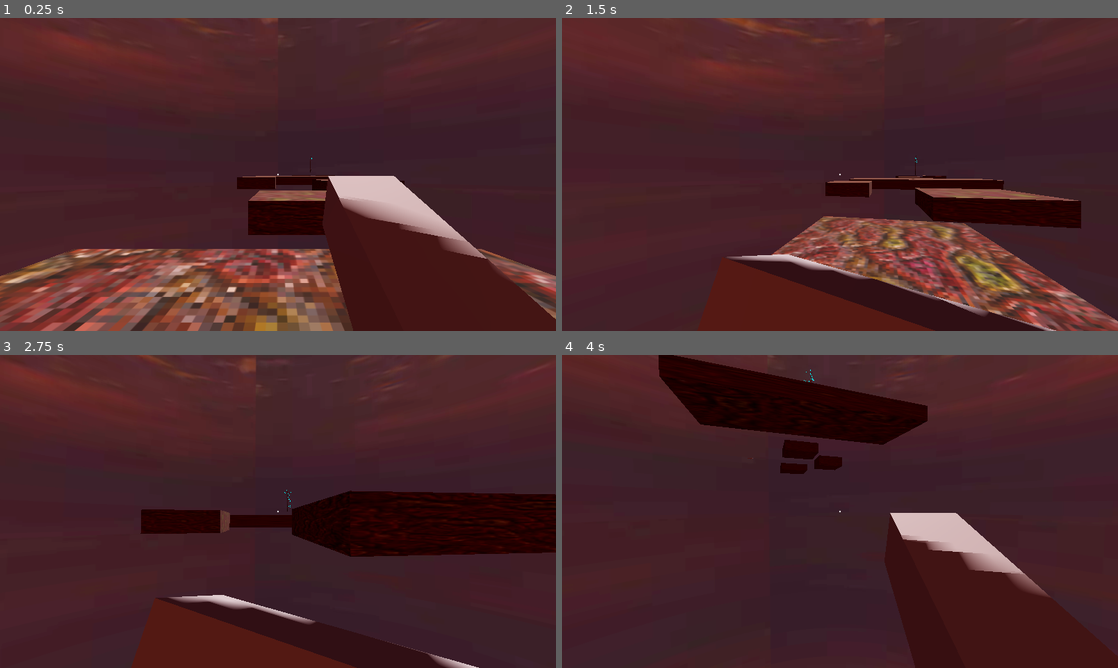
Above: before the commit, frames 1-4 (two rows, left to right).
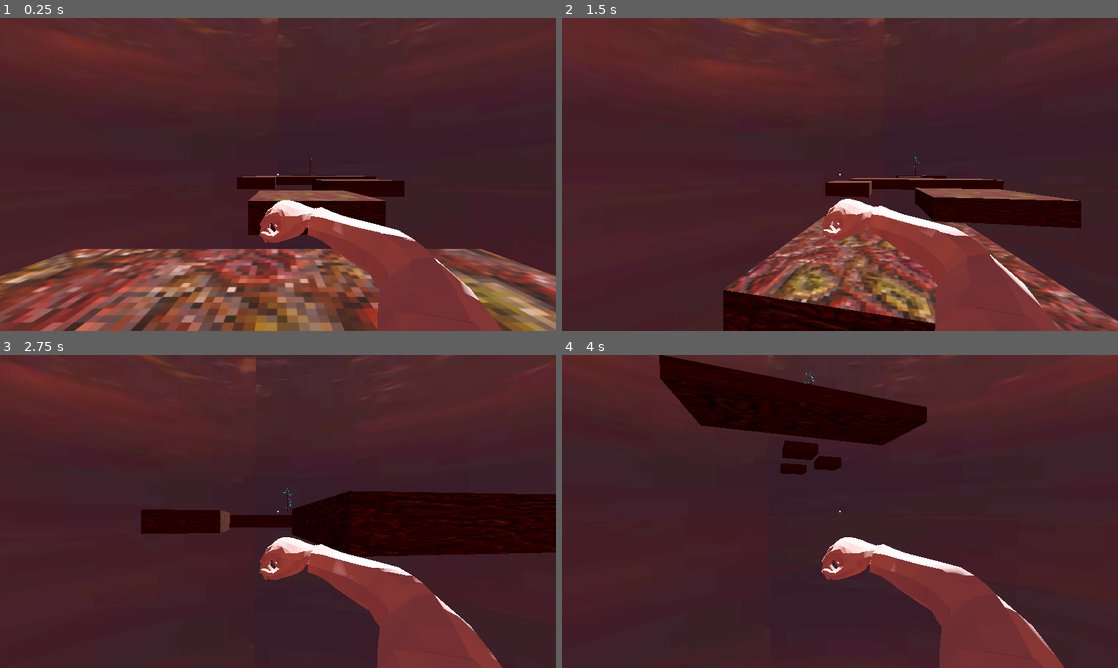
Above: after the commit, the same moments.

Repository: PushingTrooper/lucidnightmare
Game: Godot game, scene res://scenes/World.tscn
The game is run twice, just before and just after one commit, with the same random seed, the same clock (stepped at 60 frames per second) and the same inputs.
Inputs (mouse positions are in pixels of both pictures, inside the frame that each line leads up to):
- Up to frame 1 (0.25 s): no input
- Up to frame 2 (1.5 s): tap Enter (ui_accept) at 0.5 s; move the mouse to (867, 174) at 0.52 s; press the mouse at (867, 174) at 0.53 s; hold W (move_forward) from 0.53 s (still down); tap Space (move_jump) at 0.77 s; move the mouse to (812, 174) at 1.27 s; release the mouse at (812, 174) at 1.28 s; tap Shift (move_sprint) at 1.35 s
- Up to frame 3 (2.75 s): keep holding W (move_forward); tap Space (move_jump) at 1.52 s; move the mouse to (289, 505) at 2.02 s; right-click (289, 505) at 2.1 s
- Up to frame 4 (4 s): keep holding W (move_forward); move the mouse to (834, 517) at 2.77 s; tap F at 2.85 s; click (834, 517) at 2.92 s; tap Space (move_jump) at 3.02, 3.77 s; move the mouse to (878, 514) at 3.52 s; hold E from 3.53 s (still down)

The runs differ from the first frame. In frame 1, 14% of the frame differs, in the area x 46-100%, y 44-100%; in frame 2, 13%; in frame 3, 8.6%; in frame 4, 10%.

Commit message:
Added sword animation, hand animation, weapon pickup

Diff:
--- a/data/player/player.gd
+++ b/data/player/player.gd
@@ -10,9 +10,12 @@
 var sprinting = false
 var camera_fov_extents = [75.0, 85.0] #index 0 is normal, index 1 is sprinting
 var projectile = preload("res://data/projectile/projectile.tscn")
+var hp = 10
 
 @onready var cooldownTimer = $CooldownTimer
-@onready var swordAnimation = $AnimationPlayer
+@onready var swordAnimation = $head/camera/sword_animation/AnimationPlayer
+@onready var sword = $head/camera/sword_animation
+@onready var armsAnimation = $head/camera/arms_animation/AnimationPlayer
 
 @onready var parts = {
 	"head": $head,
@@ -72,6 +75,9 @@
 			parts.head.rotation_degrees.x -= event.relative.y * sensitivity
 			parts.head.rotation.x = clamp(parts.head.rotation.x, deg_to_rad(-90), deg_to_rad(90))
 
+	if Orchestrator.haveGun and !sword.is_visible_in_tree():
+		sword.visible = true
+
 	if event.is_action_pressed("mouse_left_click") and Orchestrator.haveGun and cooldownTimer.is_stopped():
 		var initProjectile = projectile.instantiate()
 		var characterPosition = self.position
@@ -83,10 +89,12 @@
 		world.add_child(initProjectile)
 		move_and_slide()
 		cooldownTimer.start()
-		if isEvenBullet:
-			swordAnimation.play("swing")
-		else:
-			swordAnimation.play_backwards("swing")
+#		if isEvenBullet:
+		swordAnimation.play("Cylinder_001Action")
+		armsAnimation.play("ArmatureAction_001")
+#		else:
+#			swordAnimation.play_backwards("Cylinder_001Action")
+#			armsAnimation.play_backwards("ArmatureAction_001")
 
 		isEvenBullet = !isEvenBullet
 #		swordAnimation.
--- a/data/player/player.tscn
+++ b/data/player/player.tscn
@@ -1,7 +1,9 @@
-[gd_scene load_steps=13 format=3 uid="uid://cve3fu224uibk"]
+[gd_scene load_steps=15 format=3 uid="uid://cve3fu224uibk"]
 
 [ext_resource type="Script" path="res://data/player/player.gd" id="1_u1w3t"]
+[ext_resource type="PackedScene" uid="uid://cgupsmo68e4mk" path="res://scenes/arms_animation.tscn" id="2_3kahs"]
 [ext_resource type="Texture2D" uid="uid://bubwl36108v2r" path="res://data/cursors/crosshair001.png" id="2_nq3sk"]
+[ext_resource type="PackedScene" uid="uid://drscp48mqs1sj" path="res://scenes/sword_animation.tscn" id="2_wul0i"]
 
 [sub_resource type="Animation" id="Animation_saxjg"]
 resource_name = "head_bob"
@@ -120,9 +122,17 @@
 }
 
 [node name="MeshInstance3D2" type="MeshInstance3D" parent="head/camera"]
-transform = Transform3D(0.20298, 0, 0, 0, 0.169256, -0.43975, 0, 0.0841999, 0.883973, 0.256186, -0.309559, -0.227303)
+transform = Transform3D(0.20298, 0, 0, 0, 0.169256, -0.439751, 0, 0.0841999, 0.883973, 0.256186, -0.309559, -0.227303)
+visible = false
 mesh = SubResource("BoxMesh_6ddlv")
 skeleton = NodePath("../../..")
+
+[node name="sword_animation" parent="head/camera" instance=ExtResource("2_wul0i")]
+transform = Transform3D(-1, 0, 8.74228e-08, 0, 1, 0, -8.74228e-08, 0, -1, 0, -0.294, -0.426)
+visible = false
+
+[node name="arms_animation" parent="head/camera" instance=ExtResource("2_3kahs")]
+transform = Transform3D(-1, 0, -8.74228e-08, 0, 1, 0, 8.74228e-08, 0, -1, 0, -0.294, -0.426)
 
 [node name="collision" type="CollisionShape3D" parent="."]
 shape = SubResource("CapsuleShape3D_phygr")
@@ -144,3 +154,5 @@
 libraries = {
 "": SubResource("AnimationLibrary_6ss64")
 }
+
+[editable path="head/camera/arms_animation"]
--- a/data/projectile/projectile.tscn
+++ b/data/projectile/projectile.tscn
@@ -6,7 +6,7 @@
 
 [sub_resource type="CapsuleShape3D" id="CapsuleShape3D_bxnki"]
 
-[node name="projectile" type="RigidBody3D" groups=["enemy"]]
+[node name="projectile" type="RigidBody3D"]
 collision_layer = 2
 collision_mask = 2
 script = ExtResource("1_fema8")
--- /dev/null
+++ b/scenes/arms_animation.tscn
@@ -0,0 +1,50 @@
+[gd_scene load_steps=2 format=3 uid="uid://cgupsmo68e4mk"]
+
+[ext_resource type="PackedScene" uid="uid://bl4wrj8f1dlsl" path="res://models/arms_animation.glb" id="1_ixfvf"]
+
+[node name="arms_animation" instance=ExtResource("1_ixfvf")]
+transform = Transform3D(-1, 0, -8.74228e-08, 0, 1, 0, 8.74228e-08, 0, -1, 0, 0, 0)
+
+[node name="Skeleton3D" parent="Armature" index="0"]
+bones/9/rotation = Quaternion(0.500485, 0.487273, -0.528619, 0.48233)
+bones/10/rotation = Quaternion(-0.010837, -0.000808171, 0.0358602, 0.999298)
+bones/12/position = Vector3(-0.0108609, 0.127138, -0.000777746)
+bones/19/position = Vector3(0.00275524, 0.0435512, -1.74678e-05)
+bones/22/position = Vector3(-0.0382181, 0.123347, 0.000984881)
+bones/23/position = Vector3(-0.000443178, 0.0348239, 1.26831e-05)
+bones/24/position = Vector3(0.000250755, 0.0340872, -1.68934e-05)
+bones/28/position = Vector3(-9.30021e-05, 0.0353431, 1.54868e-05)
+bones/29/position = Vector3(-0.000139539, 0.032994, -2.39318e-05)
+bones/32/position = Vector3(0.0376141, 0.11489, 0.00103788)
+bones/33/position = Vector3(9.93555e-05, 0.0386235, -1.12821e-05)
+bones/34/position = Vector3(-0.000177299, 0.0258598, 1.6713e-05)
+bones/37/position = Vector3(-0.186909, 0.0426577, 0.0103397)
+bones/37/rotation = Quaternion(0.608638, -0.0729738, 0.122547, 0.780524)
+bones/38/rotation = Quaternion(0.0457752, 0.0597627, -0.418214, 0.905224)
+bones/39/rotation = Quaternion(-0.0129401, -0.201151, -0.259349, 0.944515)
+bones/40/position = Vector3(0.0107901, 0.127129, -0.000790529)
+bones/40/rotation = Quaternion(0.31259, 0.00413092, -0.180943, 0.932486)
+bones/41/position = Vector3(0.00035373, 0.035651, 2.62066e-05)
+bones/41/rotation = Quaternion(0.503583, 0.253778, -0.216118, 0.797053)
+bones/42/rotation = Quaternion(0.288317, -0.253232, -0.0315071, 0.922905)
+bones/45/position = Vector3(0.033196, 0.0483497, 0.0203991)
+bones/46/position = Vector3(0.00360454, 0.0469692, 4.4054e-05)
+bones/46/rotation = Quaternion(0.0121297, -2.19084e-05, 0.0319315, 0.999416)
+bones/47/rotation = Quaternion(-0.199667, -0.167574, 0.26721, 0.927713)
+bones/50/position = Vector3(0.0379627, 0.123341, 0.000964089)
+bones/50/rotation = Quaternion(0.320417, 0.0388287, -0.0918465, 0.942014)
+bones/51/position = Vector3(0.00044333, 0.0348143, 1.25345e-05)
+bones/51/rotation = Quaternion(0.341929, 0.0378939, -0.109256, 0.932583)
+bones/52/rotation = Quaternion(0.362376, 0.0352521, -0.114793, 0.924264)
+bones/55/position = Vector3(-0.0113888, 0.122976, -0.000850777)
+bones/55/rotation = Quaternion(0.47912, 0.147376, -0.0775249, 0.861809)
+bones/56/position = Vector3(9.01921e-05, 0.0353657, 2.60293e-05)
+bones/56/rotation = Quaternion(0.482271, 0.253673, -0.00783117, 0.838453)
+bones/57/position = Vector3(0.000135044, 0.0329735, -1.32568e-05)
+bones/57/rotation = Quaternion(0.506157, 0.0478954, 0.101878, 0.855062)
+bones/60/position = Vector3(-0.0367231, 0.110954, 0.00885301)
+bones/60/rotation = Quaternion(0.650319, 0.289204, -0.0227328, 0.70209)
+bones/61/position = Vector3(-0.000105241, 0.0386362, -4.52759e-07)
+bones/61/rotation = Quaternion(0.465217, 0.201045, 0.0753338, 0.858766)
+bones/62/position = Vector3(0.000178097, 0.0258507, 2.42933e-05)
+bones/62/rotation = Quaternion(0.361011, 0.101344, 0.302186, 0.876404)
--- /dev/null
+++ b/scenes/sword_animation.tscn
@@ -0,0 +1,8 @@
+[gd_scene load_steps=2 format=3 uid="uid://drscp48mqs1sj"]
+
+[ext_resource type="PackedScene" uid="uid://dd8tji07cn4w6" path="res://models/sword_animation.glb" id="1_uvin4"]
+
+[node name="sword_animation" instance=ExtResource("1_uvin4")]
+
+[node name="Cylinder_001" parent="." index="0"]
+transform = Transform3D(-0.00875711, 0.00919317, -0.00289054, -0.00023032, -0.00410425, -0.0123555, -0.00963413, -0.00825817, 0.00292279, 0.0696607, 0.101874, 0.175133)
--- a/scenes/weapon_pick_up.tscn
+++ b/scenes/weapon_pick_up.tscn
@@ -1,10 +1,7 @@
 [gd_scene load_steps=10 format=3 uid="uid://37min1kbfjfs"]
 
 [ext_resource type="Script" path="res://scripts/weapon_pick_up.gd" id="1_7wda6"]
-[ext_resource type="PackedScene" uid="uid://ciwqkqowcbdy2" path="res://models/sword.glb" id="2_bumva"]
-
-[sub_resource type="BoxShape3D" id="BoxShape3D_haecp"]
-size = Vector3(0.883178, 5.34818, 0.813028)
+[ext_resource type="PackedScene" uid="uid://ciwqkqowcbdy2" path="res://models/sword.glb" id="2_brwpp"]
 
 [sub_resource type="StandardMaterial3D" id="StandardMaterial3D_nmyri"]
 albedo_color = Color(0, 1, 1, 1)
@@ -21,13 +18,16 @@
 [sub_resource type="BoxMesh" id="BoxMesh_xehts"]
 size = Vector3(0.1, 0.1, 0.1)
 
+[sub_resource type="BoxShape3D" id="BoxShape3D_haecp"]
+size = Vector3(0.883178, 5.34818, 0.813028)
+
 [sub_resource type="Animation" id="Animation_xcj22"]
 length = 0.001
 tracks/0/type = "value"
 tracks/0/imported = false
 tracks/0/enabled = true
 tracks/0/path = NodePath("sword:position")
-tracks/0/interp = 2
+tracks/0/interp = 1
 tracks/0/loop_wrap = true
 tracks/0/keys = {
 "times": PackedFloat32Array(0),
@@ -43,13 +43,13 @@
 tracks/0/imported = false
 tracks/0/enabled = true
 tracks/0/path = NodePath("sword:position")
-tracks/0/interp = 1
+tracks/0/interp = 2
 tracks/0/loop_wrap = true
 tracks/0/keys = {
-"times": PackedFloat32Array(0, 0.7),
-"transitions": PackedFloat32Array(1, 1),
+"times": PackedFloat32Array(0, 0.7, 1),
+"transitions": PackedFloat32Array(1, 1, 1),
 "update": 0,
-"values": [Vector3(0, 0, 0), Vector3(0, 0.465904, 0)]
+"values": [Vector3(0, 0, 0), Vector3(0, 0.49, 0), Vector3(0, 0, 0)]
 }
 
 [sub_resource type="AnimationLibrary" id="AnimationLibrary_c1d7k"]
@@ -61,15 +61,9 @@
 [node name="Node3D" type="Node3D"]
 script = ExtResource("1_7wda6")
 
-[node name="sword" parent="." instance=ExtResource("2_bumva")]
+[node name="sword" parent="." instance=ExtResource("2_brwpp")]
 
-[node name="Area3D" type="Area3D" parent="sword"]
-
-[node name="CollisionShape3D" type="CollisionShape3D" parent="sword/Area3D"]
-transform = Transform3D(1, 0, 0, 0, 1, 0, 0, 0, 1, 0, 1.61728, 0)
-shape = SubResource("BoxShape3D_haecp")
-
-[node name="GPUParticles3D" type="GPUParticles3D" parent="sword/Area3D"]
+[node name="GPUParticles3D" type="GPUParticles3D" parent="sword"]
 transform = Transform3D(1, 0, 0, 0, 1, 0, 0, 0, 1, 0.00350761, 4.0311, 0.000158787)
 material_override = SubResource("StandardMaterial3D_nmyri")
 amount = 30
@@ -78,6 +72,12 @@
 process_material = SubResource("ParticleProcessMaterial_6rtg5")
 draw_pass_1 = SubResource("BoxMesh_xehts")
 
+[node name="Area3D" type="Area3D" parent="sword"]
+
+[node name="CollisionShape3D" type="CollisionShape3D" parent="sword/Area3D"]
+transform = Transform3D(1, 0, 0, 0, 1, 0, 0, 0, 1, 0, 1.61728, 0)
+shape = SubResource("BoxShape3D_haecp")
+
 [node name="AnimationPlayer" type="AnimationPlayer" parent="."]
 libraries = {
 "": SubResource("AnimationLibrary_c1d7k")
--- a/scripts/Orchestrator.gd
+++ b/scripts/Orchestrator.gd
@@ -3,7 +3,7 @@
 enum States{STATE_RED, STATE_BLUE}
 
 var _state : int = States.STATE_BLUE
-var haveGun = true
+var haveGun = false
 
 # Called when the node enters the scene tree for the first time.
 func _ready():
Not shown: 1 places in scenes/World.tscn that only renumber resources
